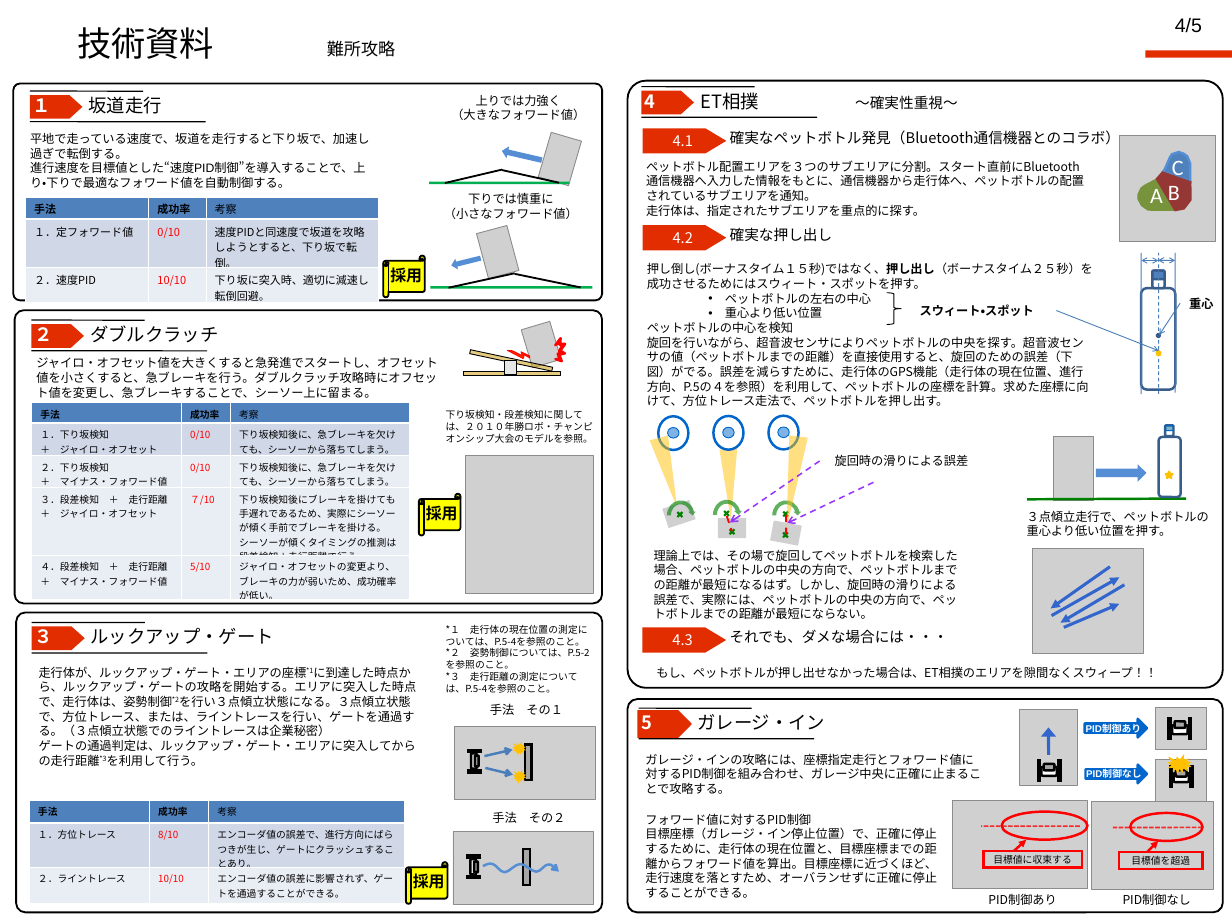
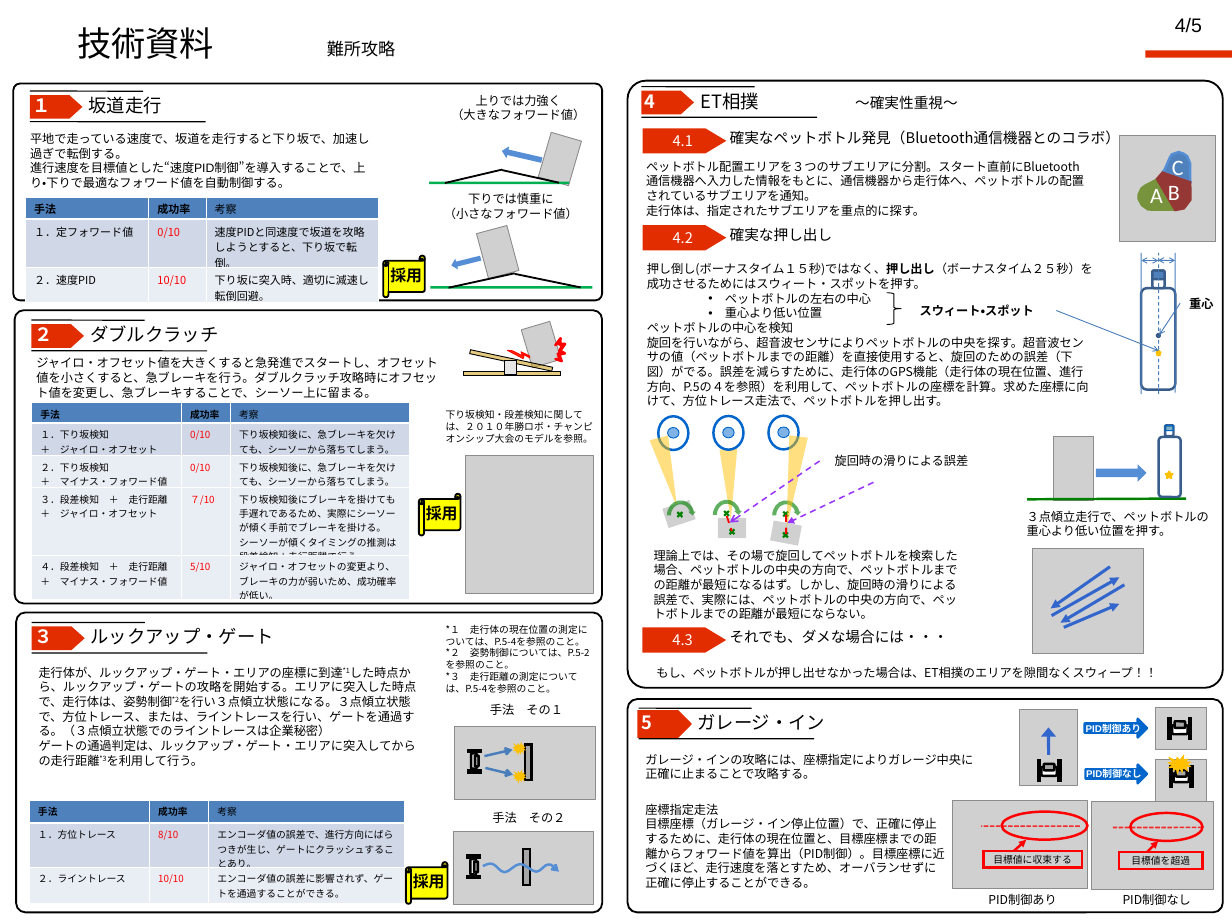
Before and after one commit to jrits/model2011, a slide deck: slide 1 of model_4/222_hamarobo_model_4.ppt. Drawn at 1232x924 pixels with LibreOffice and Linux fonts; fonts in the diff are those of the drawing; grey boxes stand for pictures; background and template pictures are left out. Boxes give left, top, right and bottom in pixels: in the first picture for what was removed or moved away, otherwise in the second. Text is boxed around its words. In the diff, an @@ line names an element or a change of style, - is before the commit and + after.

Commit message:
座標指定走法にフォワード値のPID制御を使用する仕様に変更。

```diff
--- a/model_4/222_hamarobo_model_4.ppt
+++ b/model_4/222_hamarobo_model_4.ppt
@@ text at <box>39,666,417,740</box>: text changed @@
-走行体が、ルックアップ・ゲート・エリアの座標*1に到達した時点から、ルックアップ・ゲートの攻略を開始する。エリアに突入した時点で、走行体は、姿勢制御*2を行い３点傾立状態になる。３点傾立状態で、方位トレース、または、ライントレースを行い、ゲートを通過する。（３点傾立状態でのライントレースは企業秘密）
+走行体が、ルックアップ・ゲート・エリアの座標に到達*1した時点から、ルックアップ・ゲートの攻略を開始する。エリアに突入した時点で、走行体は、姿勢制御*2を行い３点傾立状態になる。３点傾立状態で、方位トレース、または、ライントレースを行い、ゲートを通過する。（３点傾立状態でのライントレースは企業秘密）
@@ text at <box>645,753,973,779</box>: text changed @@
-ガレージ・インの攻略には、座標指定走行とフォワード値に対するPID制御を組み合わせ、ガレージ中央に正確に止まることで攻略する。
+ガレージ・インの攻略には、座標指定によりガレージ中央に正確に止まることで攻略する。
@@ text at <box>645,803,945,888</box>: text changed @@
-フォワード値に対するPID制御
-目標座標（ガレージ・イン停止位置）で、正確に停止するために、走行体の現在位置と、目標座標までの距離からフォワード値を算出。目標座標に近づくほど、走行速度を落とすため、オーバランせずに正確に停止することができる。
+座標指定走法
+目標座標（ガレージ・イン停止位置）で、正確に停止するために、走行体の現在位置と、目標座標までの距離からフォワード値を算出（PID制御）。目標座標に近づくほど、走行速度を落とすため、オーバランせずに正確に停止することができる。
```
